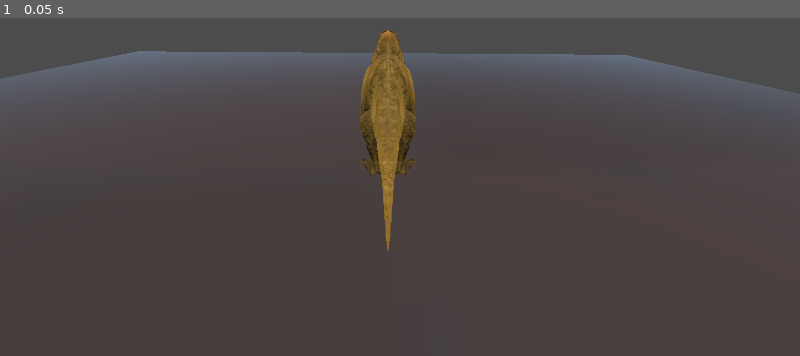
Above: before the commit, frame 1.
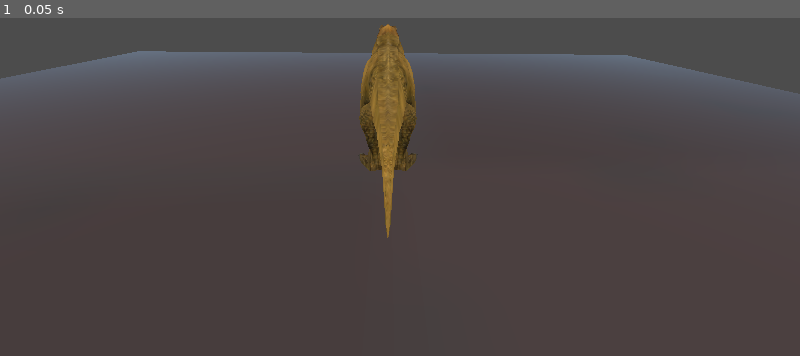
Above: after the commit, the same moment.

Repository: alejodiazg/ggj2020-antirampage
Game: Godot game, scene res://scenes/levels/TestScene.tscn
Same seed, same stepped clock (60 frames per second), same inputs: the game is played once before the commit and once after it.
Inputs:
- Up to frame 1 (0.05 s): no input

The runs differ from the first frame. In frame 1, 0.8% of the frame differs, in the area x 44-53%, y 1-69%.
Error before the commit: Invalid operands 'Vector3' and 'float' in operator '+'. (res://scenes/characters/character_movement.gd:12)

Commit message:
fix speed

Diff:
--- a/AntiRampage/scenes/characters/character_movement.gd
+++ b/AntiRampage/scenes/characters/character_movement.gd
@@ -9,7 +9,7 @@
 	pass
 
 func _physics_process(delta):
-	speed += gravity * delta
+	speed.y += gravity * delta
 	input_processing(delta)
 	move_and_slide(speed, Vector3(0,1,0))
 
